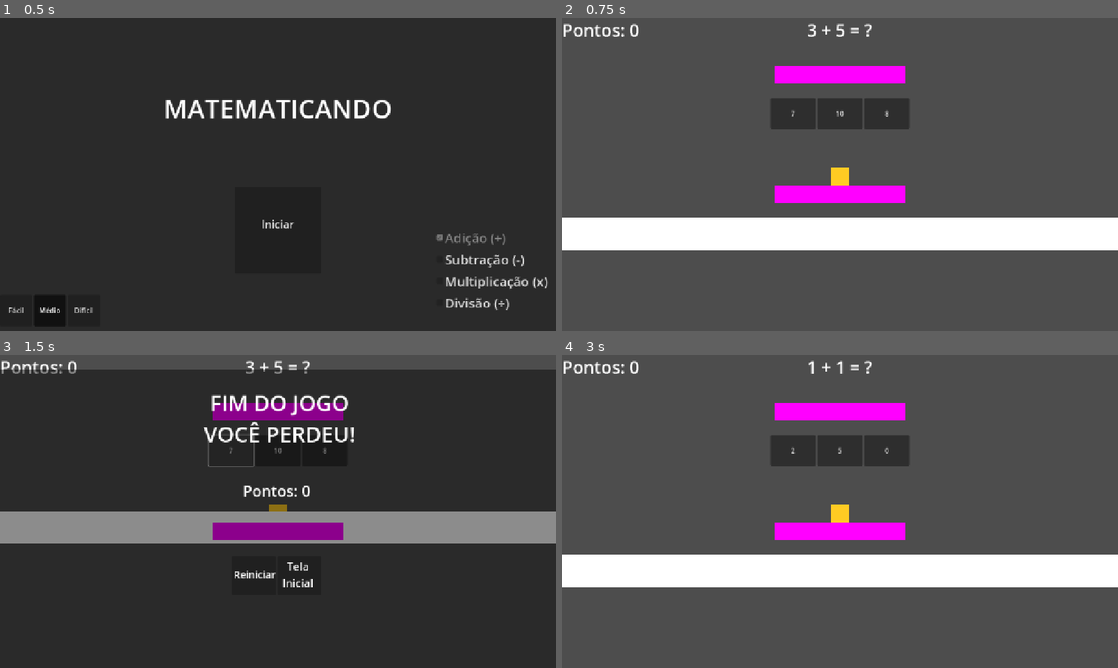
Above: before the commit, frames 1-4 (two rows, left to right).
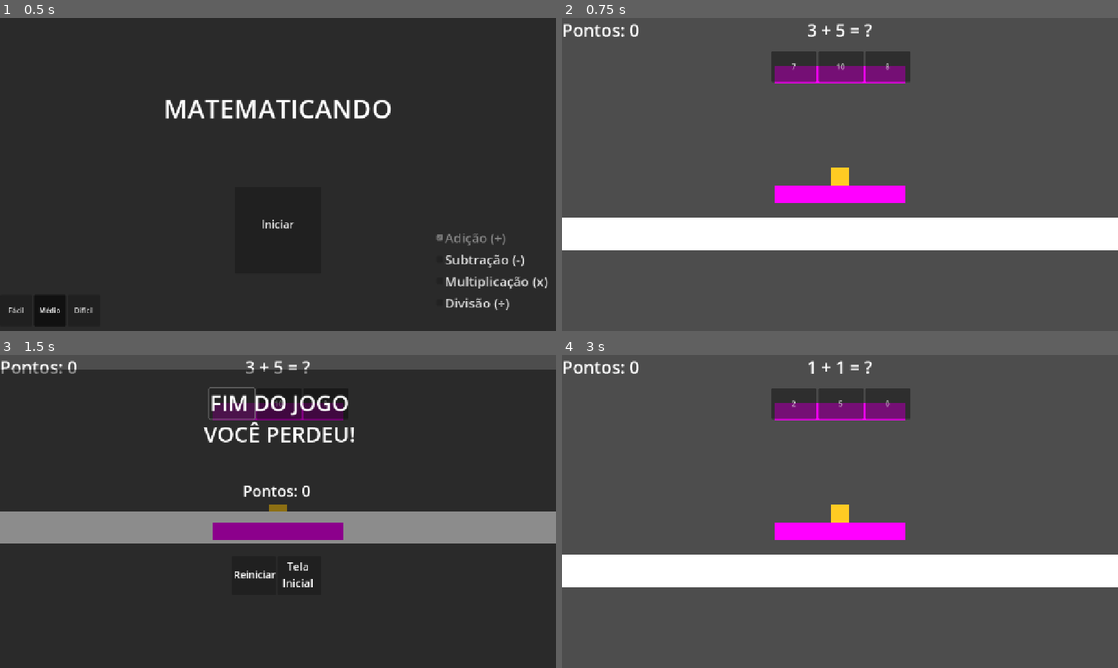
Above: after the commit, the same moments.

Repository: ue-guga-np/Matematicando
Game: Godot game, scene res://scenes/TelaInicial.tscn
The game is run twice, just before and just after one commit, with the same random seed, the same clock (stepped at 60 frames per second) and the same inputs.
Inputs (mouse positions are in pixels of both pictures, inside the frame that each line leads up to):
- Up to frame 1 (0.5 s): no input
- Up to frame 2 (0.75 s): click (840, 230) at 0.5 s
- Up to frame 3 (1.5 s): click "7" at 1.25 s
- Up to frame 4 (3 s): click (862, 574) at 2 s; click (840, 567) at 2.75 s

Frame 1 is identical in both runs. In frame 2, 4.7% of the frame differs, in the area x 37-63%, y 10-36%; in frame 3, 1.2%; in frame 4, 4.7%.

Commit message:
Eliminando redundância e otimizando performance no arquivo GameOver.gd, também adicionando como o jogo memorizar a dificuldade pré-selecionada, evitando que o usuário precise selecionar sua dificuldade de preferência toda vez

Diff:
--- a/scenes/Hud.tscn
+++ b/scenes/Hud.tscn
@@ -23,13 +23,13 @@
 [node name="Opcoes" type="HBoxContainer" parent="."]
 anchors_preset = -1
 anchor_left = 0.5
-anchor_top = 0.30100003
+anchor_top = 0.30600002
 anchor_right = 0.5
-anchor_bottom = 0.30100003
-offset_left = -160.0
-offset_top = -31.720016
-offset_right = 160.0
-offset_bottom = 38.279984
+anchor_bottom = 0.307
+offset_left = -158.0
+offset_top = -143.32002
+offset_right = 162.0
+offset_bottom = -74.04001
 grow_horizontal = 2
 grow_vertical = 2
 size_flags_vertical = 3
--- a/scripts/GameOver.gd
+++ b/scripts/GameOver.gd
@@ -1,14 +1,16 @@
 extends Control
 
+@onready var btn_reiniciar = $Botoes/Reiniciar
+@onready var btn_tela_inicial = $Botoes/TelaInicial
+@onready var label_pontos = $Pontos
+
 func _ready():
-	process_mode = Node.PROCESS_MODE_ALWAYS # Garante que os botões leiam os cliques mesmo no get_tree().paused!
-	# Conecta os botões
-	$Botoes/Reiniciar.pressed.connect(_on_reiniciar_pressionado)
-	$Botoes/TelaInicial.pressed.connect(_on_tela_inicial_pressionada)
+	process_mode = Node.PROCESS_MODE_ALWAYS
+	btn_reiniciar.pressed.connect(_on_reiniciar_pressionado)
+	btn_tela_inicial.pressed.connect(_on_tela_inicial_pressionada)
 
-# Função que o Level vai chamar para entregar os pontos finais
 func definir_pontos(pontuacao_final):
-	$Pontos.text = "Pontos: " + str(pontuacao_final)
+	label_pontos.text = "Pontos: " + str(pontuacao_final)
 
 func _on_reiniciar_pressionado():
 	get_tree().paused = false # Tira o jogo do pause antes de recarregar
--- a/scripts/Level.gd
+++ b/scripts/Level.gd
@@ -21,7 +21,7 @@
 @onready var camera = $Camera2D
 
 func _ready():
-	velocidade_perigo = GeradorDeEquacoes.velocidade_jogo # Usa a variavel que persiste!
+	velocidade_perigo = GeradorDeEquacoes.velocidade_jogo # Usa a variavel que persiste
 	print("[Level] velocidade_perigo é", velocidade_perigo)
 
 	atualizar_conta()
@@ -49,9 +49,6 @@
 	botoes[0].text = str(GeradorDeEquacoes.resposta_correta)
 	botoes[1].text = str(GeradorDeEquacoes.resposta_correta + randi_range(1, 4))
 	botoes[2].text = str(GeradorDeEquacoes.resposta_correta - randi_range(1, 4))
-
-	if botoes[1].text == botoes[2].text:
-		botoes[2].text = str(GeradorDeEquacoes.resposta_correta + 5)
 
 func _on_opcao_pressionada(botao_clicado):
 	if botao_clicado.text == str(GeradorDeEquacoes.resposta_correta):
@@ -88,7 +85,7 @@
 	altura_proxima_plataforma -= distancia_pulo
 
 func _on_perigo_encostou(body):
-	if body.name == "Player":
+	if body == player:
 		# Cria a tela de Game Over
 		var tela_fim = cena_game_over.instantiate()
 
--- a/scripts/TelaInicial.gd
+++ b/scripts/TelaInicial.gd
@@ -41,9 +41,15 @@
 	btn_veloc50.pressed.connect(func(): _on_velocidade_escolhida(50))
 	btn_veloc65.pressed.connect(func(): _on_velocidade_escolhida(75))
 
-	# opcionalmente configura o padrão
-	btn_veloc50.set_pressed(true)      # marca via setter
-	escolha_velocidade = 50
+	# Recupera a dificuldade global salva na memória
+	escolha_velocidade = GeradorDeEquacoes.velocidade_jogo
+
+	if escolha_velocidade == 25:
+		btn_veloc35.button_pressed = true
+	elif escolha_velocidade == 50:
+		btn_veloc50.button_pressed = true
+	elif escolha_velocidade == 75:
+		btn_veloc65.button_pressed = true
 
 # --- FUNÇÕES DAS CAIXINHAS ---
 # O Godot automaticamente passa a variável 'ligado' (true/false) quando a caixa é clicada
